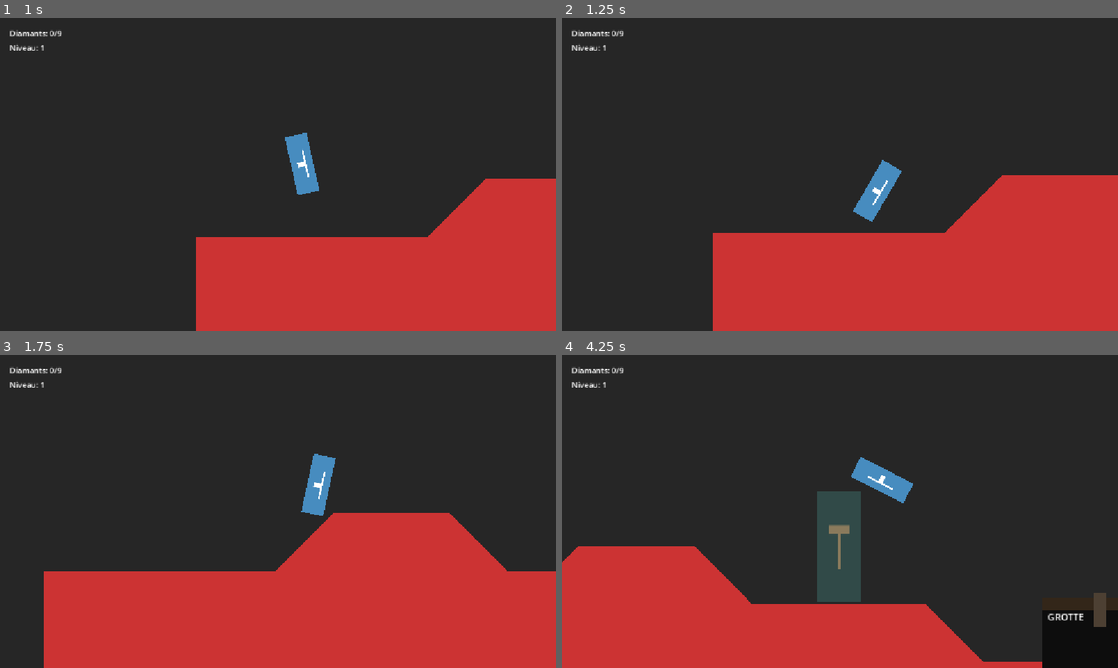
Above: before the commit, frames 1-4 (two rows, left to right).
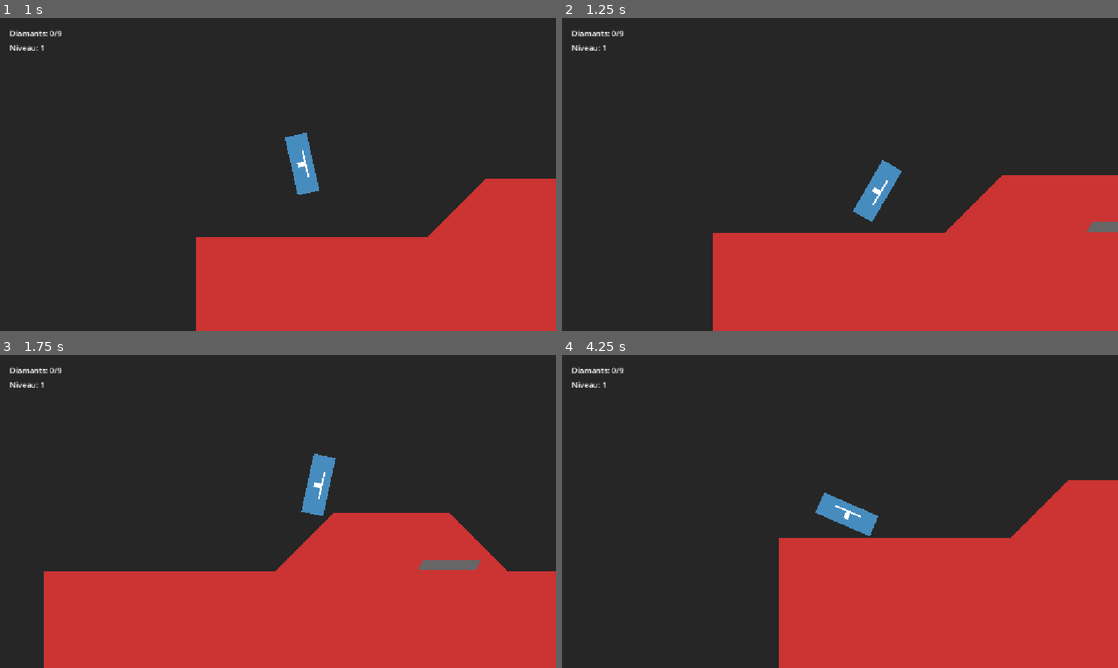
Above: after the commit, the same moments.

Repository: bergalli/louis
Game: Godot game, scene res://scenes/levels/Level7.tscn
Two runs of this game, one before a commit and one after it. Both use one fixed random seed, a clock stepped at 60 frames per second and the inputs below. This scene is started directly instead of the project's main scene.
Inputs:
- Up to frame 1 (1 s): tap Enter (ui_accept) at 0.5, 0.77 s; hold Right (ui_right) from 0.53 s (still down)
- Up to frame 2 (1.25 s): keep holding Right (ui_right)
- Up to frame 3 (1.75 s): keep holding Right (ui_right); tap Enter (ui_accept) at 1.52 s
- Up to frame 4 (4.25 s): release Right (ui_right) at 2.03 s; hold Left (ui_left) 2.03-2.78 s; hold Right (ui_right) from 2.78 s (still down); tap Enter (ui_accept) at 3.02, 3.77 s

Frame 1 is identical in both runs. In frame 2, 0.2% of the frame differs, in the area x 94-100%, y 65-69%; in frame 3, 0.3%; in frame 4, 37%, in the area x 0-100%, y 32-100%.

Commit message:
niveaux OK

Diff:
--- a/scenes/levels/Level1.tscn
+++ b/scenes/levels/Level1.tscn
@@ -13,7 +13,7 @@
 [sub_resource type="RectangleShape2D" id="RectangleShape2D_finish"]
 size = Vector2(100, 100)
 
-[node name="LevelBase" type="Node2D"]
+[node name="Level1" type="Node2D"]
 
 [node name="Terrain" type="StaticBody2D" parent="."]
 
--- a/scenes/levels/Level2.tscn
+++ b/scenes/levels/Level2.tscn
@@ -7,7 +7,6 @@
 [ext_resource type="PackedScene" path="res://scenes/props/Grotte.tscn" id="5_grotte"]
 [ext_resource type="PackedScene" path="res://scenes/props/Stalactite.tscn" id="6_stalactite"]
 [ext_resource type="PackedScene" path="res://scenes/props/Stalagmiite.tscn" id="7_stalagmiite"]
-[ext_resource type="PackedScene" path="res://scenes/props/Tornado.tscn" id="8_tornado"]
 
 [sub_resource type="RectangleShape2D" id="RectangleShape2D_finish"]
 size = Vector2(100, 100)
@@ -17,23 +16,11 @@
 [node name="Terrain" type="StaticBody2D" parent="."]
 
 [node name="Floor" type="CollisionPolygon2D" parent="Terrain"]
-polygon = PackedVector2Array(0, 500, 400, 500, 500, 400, 700, 400, 800, 500, 1100, 500, 1200, 600, 1700, 600, 2000, 500, 2500, 500, 2500, 1100, 0, 1100)
+polygon = PackedVector2Array(0, 500, 300, 500, 400, 600, 600, 600, 700, 500, 900, 500, 1000, 400, 1300, 400, 1400, 500, 1800, 500, 1900, 400, 2200, 400, 2300, 500, 2500, 500, 2500, 1100, 0, 1100)
 
 [node name="Polygon2D" type="Polygon2D" parent="Terrain"]
 color = Color(0.76, 0.7, 0.5, 1)
-polygon = PackedVector2Array(0, 500, 400, 500, 500, 400, 700, 400, 800, 500, 1100, 500, 1200, 600, 1700, 600, 2000, 500, 2500, 500, 2500, 1100, 0, 1100)
-
-[node name="Grotte" parent="." instance=ExtResource("5_grotte")]
-position = Vector2(1450, 590)
-
-[node name="Stalactite" parent="Grotte" instance=ExtResource("6_stalactite")]
-position = Vector2(-50, -80)
-
-[node name="Stalactite2" parent="Grotte" instance=ExtResource("6_stalactite")]
-position = Vector2(50, -80)
-
-[node name="Stalagmiite" parent="Grotte" instance=ExtResource("7_stalagmiite")]
-position = Vector2(0, 10)
+polygon = PackedVector2Array(0, 500, 300, 500, 400, 600, 600, 600, 700, 500, 900, 500, 1000, 400, 1300, 400, 1400, 500, 1800, 500, 1900, 400, 2200, 400, 2300, 500, 2500, 500, 2500, 1100, 0, 1100)
 
 [node name="Player" parent="." instance=ExtResource("1_player")]
 position = Vector2(100, 450)
@@ -41,10 +28,7 @@
 [node name="HUD" parent="." instance=ExtResource("2_hud")]
 
 [node name="Diamond" parent="." instance=ExtResource("3_diamond")]
-position = Vector2(1450, 550)
-
-[node name="Tornado" parent="." instance=ExtResource("8_tornado")]
-position = Vector2(950, 500)
+position = Vector2(1450, 350)
 
 [node name="FinishArea" type="Area2D" parent="."]
 position = Vector2(2300, 450)
--- a/scenes/levels/Level3.tscn
+++ b/scenes/levels/Level3.tscn
@@ -18,23 +18,11 @@
 [node name="Terrain" type="StaticBody2D" parent="."]
 
 [node name="Floor" type="CollisionPolygon2D" parent="Terrain"]
-polygon = PackedVector2Array(0, 500, 400, 500, 500, 400, 700, 400, 800, 500, 1100, 500, 1200, 600, 1700, 600, 2000, 500, 2500, 500, 2500, 1100, 0, 1100)
+polygon = PackedVector2Array(0, 500, 300, 500, 400, 400, 600, 400, 700, 500, 1000, 500, 1100, 600, 1400, 600, 1500, 500, 1800, 500, 1900, 600, 2200, 600, 2300, 500, 2500, 500, 2500, 1100, 0, 1100)
 
 [node name="Polygon2D" type="Polygon2D" parent="Terrain"]
 color = Color(0.76, 0.7, 0.5, 1)
-polygon = PackedVector2Array(0, 500, 400, 500, 500, 400, 700, 400, 800, 500, 1100, 500, 1200, 600, 1700, 600, 2000, 500, 2500, 500, 2500, 1100, 0, 1100)
-
-[node name="Grotte" parent="." instance=ExtResource("5_grotte")]
-position = Vector2(1450, 590)
-
-[node name="Stalactite" parent="Grotte" instance=ExtResource("6_stalactite")]
-position = Vector2(-50, -80)
-
-[node name="Stalactite2" parent="Grotte" instance=ExtResource("6_stalactite")]
-position = Vector2(50, -80)
-
-[node name="Stalagmiite" parent="Grotte" instance=ExtResource("7_stalagmiite")]
-position = Vector2(0, 10)
+polygon = PackedVector2Array(0, 500, 300, 500, 400, 400, 600, 400, 700, 500, 1000, 500, 1100, 600, 1400, 600, 1500, 500, 1800, 500, 1900, 600, 2200, 600, 2300, 500, 2500, 500, 2500, 1100, 0, 1100)
 
 [node name="Player" parent="." instance=ExtResource("1_player")]
 position = Vector2(100, 450)
@@ -42,10 +30,10 @@
 [node name="HUD" parent="." instance=ExtResource("2_hud")]
 
 [node name="Diamond" parent="." instance=ExtResource("3_diamond")]
-position = Vector2(1450, 550)
+position = Vector2(1250, 550)
 
 [node name="Tornado" parent="." instance=ExtResource("8_tornado")]
-position = Vector2(950, 500)
+position = Vector2(850, 500)
 
 [node name="FinishArea" type="Area2D" parent="."]
 position = Vector2(2300, 450)
--- a/scenes/levels/Level4.tscn
+++ b/scenes/levels/Level4.tscn
@@ -8,7 +8,8 @@
 [ext_resource type="PackedScene" path="res://scenes/props/Stalactite.tscn" id="6_stalactite"]
 [ext_resource type="PackedScene" path="res://scenes/props/Stalagmiite.tscn" id="7_stalagmiite"]
 
-[ext_resource type="PackedScene" path="res://scenes/props/Tornado.tscn" id="8_tornado"]
+[ext_resource type="PackedScene" path="res://scenes/props/Saboteur.tscn" id="9_saboteur"]
+[ext_resource type="PackedScene" path="res://scenes/props/Helper.tscn" id="10_helper"]
 
 [sub_resource type="RectangleShape2D" id="RectangleShape2D_finish"]
 size = Vector2(100, 100)
@@ -44,8 +45,11 @@
 [node name="Diamond" parent="." instance=ExtResource("3_diamond")]
 position = Vector2(1450, 550)
 
-[node name="Tornado" parent="." instance=ExtResource("8_tornado")]
-position = Vector2(950, 500)
+[node name="Saboteur" parent="." instance=ExtResource("9_saboteur")]
+position = Vector2(800, 480)
+
+[node name="Helper" parent="." instance=ExtResource("10_helper")]
+position = Vector2(400, 480)
 
 [node name="FinishArea" type="Area2D" parent="."]
 position = Vector2(2300, 450)
--- a/scenes/levels/Level5.tscn
+++ b/scenes/levels/Level5.tscn
@@ -8,7 +8,7 @@
 [ext_resource type="PackedScene" path="res://scenes/props/Stalactite.tscn" id="6_stalactite"]
 [ext_resource type="PackedScene" path="res://scenes/props/Stalagmiite.tscn" id="7_stalagmiite"]
 
-[ext_resource type="PackedScene" path="res://scenes/props/Tornado.tscn" id="8_tornado"]
+[ext_resource type="PackedScene" path="res://scenes/props/Saboteur.tscn" id="9_saboteur"]
 
 [sub_resource type="RectangleShape2D" id="RectangleShape2D_finish"]
 size = Vector2(100, 100)
@@ -18,23 +18,11 @@
 [node name="Terrain" type="StaticBody2D" parent="."]
 
 [node name="Floor" type="CollisionPolygon2D" parent="Terrain"]
-polygon = PackedVector2Array(0, 500, 400, 500, 500, 400, 700, 400, 800, 500, 1100, 500, 1200, 600, 1700, 600, 2000, 500, 2500, 500, 2500, 1100, 0, 1100)
+polygon = PackedVector2Array(0, 500, 300, 500, 500, 600, 800, 600, 1000, 500, 1300, 500, 1500, 400, 1800, 400, 2000, 500, 2500, 500, 2500, 1100, 0, 1100)
 
 [node name="Polygon2D" type="Polygon2D" parent="Terrain"]
 color = Color(0.2, 0.6, 0.2, 1)
-polygon = PackedVector2Array(0, 500, 400, 500, 500, 400, 700, 400, 800, 500, 1100, 500, 1200, 600, 1700, 600, 2000, 500, 2500, 500, 2500, 1100, 0, 1100)
-
-[node name="Grotte" parent="." instance=ExtResource("5_grotte")]
-position = Vector2(1450, 590)
-
-[node name="Stalactite" parent="Grotte" instance=ExtResource("6_stalactite")]
-position = Vector2(-50, -80)
-
-[node name="Stalactite2" parent="Grotte" instance=ExtResource("6_stalactite")]
-position = Vector2(50, -80)
-
-[node name="Stalagmiite" parent="Grotte" instance=ExtResource("7_stalagmiite")]
-position = Vector2(0, 10)
+polygon = PackedVector2Array(0, 500, 300, 500, 500, 600, 800, 600, 1000, 500, 1300, 500, 1500, 400, 1800, 400, 2000, 500, 2500, 500, 2500, 1100, 0, 1100)
 
 [node name="Player" parent="." instance=ExtResource("1_player")]
 position = Vector2(100, 450)
@@ -42,10 +30,13 @@
 [node name="HUD" parent="." instance=ExtResource("2_hud")]
 
 [node name="Diamond" parent="." instance=ExtResource("3_diamond")]
-position = Vector2(1450, 550)
+position = Vector2(1650, 350)
 
-[node name="Tornado" parent="." instance=ExtResource("8_tornado")]
-position = Vector2(950, 500)
+[node name="Saboteur" parent="." instance=ExtResource("9_saboteur")]
+position = Vector2(650, 580)
+
+[node name="Saboteur2" parent="." instance=ExtResource("9_saboteur")]
+position = Vector2(1150, 480)
 
 [node name="FinishArea" type="Area2D" parent="."]
 position = Vector2(2300, 450)
--- a/scenes/levels/Level6.tscn
+++ b/scenes/levels/Level6.tscn
@@ -8,7 +8,8 @@
 [ext_resource type="PackedScene" path="res://scenes/props/Stalactite.tscn" id="6_stalactite"]
 [ext_resource type="PackedScene" path="res://scenes/props/Stalagmiite.tscn" id="7_stalagmiite"]
 
-[ext_resource type="PackedScene" path="res://scenes/props/Tornado.tscn" id="8_tornado"]
+[ext_resource type="PackedScene" path="res://scenes/props/Saboteur.tscn" id="9_saboteur"]
+[ext_resource type="PackedScene" path="res://scenes/props/Helper.tscn" id="10_helper"]
 
 [sub_resource type="RectangleShape2D" id="RectangleShape2D_finish"]
 size = Vector2(100, 100)
@@ -18,23 +19,11 @@
 [node name="Terrain" type="StaticBody2D" parent="."]
 
 [node name="Floor" type="CollisionPolygon2D" parent="Terrain"]
-polygon = PackedVector2Array(0, 500, 400, 500, 500, 400, 700, 400, 800, 500, 1100, 500, 1200, 600, 1700, 600, 2000, 500, 2500, 500, 2500, 1100, 0, 1100)
+polygon = PackedVector2Array(0, 500, 200, 500, 300, 400, 600, 400, 700, 500, 1000, 500, 1100, 400, 1400, 400, 1500, 500, 1800, 500, 1900, 400, 2200, 400, 2300, 500, 2500, 500, 2500, 1100, 0, 1100)
 
 [node name="Polygon2D" type="Polygon2D" parent="Terrain"]
 color = Color(0.2, 0.6, 0.2, 1)
-polygon = PackedVector2Array(0, 500, 400, 500, 500, 400, 700, 400, 800, 500, 1100, 500, 1200, 600, 1700, 600, 2000, 500, 2500, 500, 2500, 1100, 0, 1100)
-
-[node name="Grotte" parent="." instance=ExtResource("5_grotte")]
-position = Vector2(1450, 590)
-
-[node name="Stalactite" parent="Grotte" instance=ExtResource("6_stalactite")]
-position = Vector2(-50, -80)
-
-[node name="Stalactite2" parent="Grotte" instance=ExtResource("6_stalactite")]
-position = Vector2(50, -80)
-
-[node name="Stalagmiite" parent="Grotte" instance=ExtResource("7_stalagmiite")]
-position = Vector2(0, 10)
+polygon = PackedVector2Array(0, 500, 200, 500, 300, 400, 600, 400, 700, 500, 1000, 500, 1100, 400, 1400, 400, 1500, 500, 1800, 500, 1900, 400, 2200, 400, 2300, 500, 2500, 500, 2500, 1100, 0, 1100)
 
 [node name="Player" parent="." instance=ExtResource("1_player")]
 position = Vector2(100, 450)
@@ -42,10 +31,13 @@
 [node name="HUD" parent="." instance=ExtResource("2_hud")]
 
 [node name="Diamond" parent="." instance=ExtResource("3_diamond")]
-position = Vector2(1450, 550)
+position = Vector2(2050, 350)
 
-[node name="Tornado" parent="." instance=ExtResource("8_tornado")]
-position = Vector2(950, 500)
+[node name="Saboteur" parent="." instance=ExtResource("9_saboteur")]
+position = Vector2(1250, 380)
+
+[node name="Helper" parent="." instance=ExtResource("10_helper")]
+position = Vector2(450, 380)
 
 [node name="FinishArea" type="Area2D" parent="."]
 position = Vector2(2300, 450)
--- a/scenes/levels/Level7.tscn
+++ b/scenes/levels/Level7.tscn
@@ -8,7 +8,8 @@
 [ext_resource type="PackedScene" path="res://scenes/props/Stalactite.tscn" id="6_stalactite"]
 [ext_resource type="PackedScene" path="res://scenes/props/Stalagmiite.tscn" id="7_stalagmiite"]
 
-[ext_resource type="PackedScene" path="res://scenes/props/Tornado.tscn" id="8_tornado"]
+[ext_resource type="PackedScene" path="res://scenes/props/Martian.tscn" id="9_martian"]
+[ext_resource type="PackedScene" path="res://scenes/props/Tremplin.tscn" id="10_tremplin"]
 
 [sub_resource type="RectangleShape2D" id="RectangleShape2D_finish"]
 size = Vector2(100, 100)
@@ -44,8 +45,11 @@
 [node name="Diamond" parent="." instance=ExtResource("3_diamond")]
 position = Vector2(1450, 550)
 
-[node name="Tornado" parent="." instance=ExtResource("8_tornado")]
-position = Vector2(950, 500)
+[node name="Martian" parent="." instance=ExtResource("9_martian")]
+position = Vector2(1000, 480)
+
+[node name="Tremplin" parent="." instance=ExtResource("10_tremplin")]
+position = Vector2(700, 490)
 
 [node name="FinishArea" type="Area2D" parent="."]
 position = Vector2(2300, 450)
--- a/scenes/levels/Level8.tscn
+++ b/scenes/levels/Level8.tscn
@@ -8,7 +8,8 @@
 [ext_resource type="PackedScene" path="res://scenes/props/Stalactite.tscn" id="6_stalactite"]
 [ext_resource type="PackedScene" path="res://scenes/props/Stalagmiite.tscn" id="7_stalagmiite"]
 
-[ext_resource type="PackedScene" path="res://scenes/props/Tornado.tscn" id="8_tornado"]
+[ext_resource type="PackedScene" path="res://scenes/props/Martian.tscn" id="9_martian"]
+[ext_resource type="PackedScene" path="res://scenes/props/Tremplin.tscn" id="10_tremplin"]
 
 [sub_resource type="RectangleShape2D" id="RectangleShape2D_finish"]
 size = Vector2(100, 100)
@@ -18,23 +19,11 @@
 [node name="Terrain" type="StaticBody2D" parent="."]
 
 [node name="Floor" type="CollisionPolygon2D" parent="Terrain"]
-polygon = PackedVector2Array(0, 500, 400, 500, 500, 400, 700, 400, 800, 500, 1100, 500, 1200, 600, 1700, 600, 2000, 500, 2500, 500, 2500, 1100, 0, 1100)
+polygon = PackedVector2Array(0, 500, 300, 500, 400, 600, 700, 600, 800, 500, 1100, 500, 1200, 400, 1500, 400, 1600, 500, 1900, 500, 2000, 400, 2300, 400, 2400, 500, 2500, 500, 2500, 1100, 0, 1100)
 
 [node name="Polygon2D" type="Polygon2D" parent="Terrain"]
 color = Color(0.8, 0.2, 0.2, 1)
-polygon = PackedVector2Array(0, 500, 400, 500, 500, 400, 700, 400, 800, 500, 1100, 500, 1200, 600, 1700, 600, 2000, 500, 2500, 500, 2500, 1100, 0, 1100)
-
-[node name="Grotte" parent="." instance=ExtResource("5_grotte")]
-position = Vector2(1450, 590)
-
-[node name="Stalactite" parent="Grotte" instance=ExtResource("6_stalactite")]
-position = Vector2(-50, -80)
-
-[node name="Stalactite2" parent="Grotte" instance=ExtResource("6_stalactite")]
-position = Vector2(50, -80)
-
-[node name="Stalagmiite" parent="Grotte" instance=ExtResource("7_stalagmiite")]
-position = Vector2(0, 10)
+polygon = PackedVector2Array(0, 500, 300, 500, 400, 600, 700, 600, 800, 500, 1100, 500, 1200, 400, 1500, 400, 1600, 500, 1900, 500, 2000, 400, 2300, 400, 2400, 500, 2500, 500, 2500, 1100, 0, 1100)
 
 [node name="Player" parent="." instance=ExtResource("1_player")]
 position = Vector2(100, 450)
@@ -42,10 +31,19 @@
 [node name="HUD" parent="." instance=ExtResource("2_hud")]
 
 [node name="Diamond" parent="." instance=ExtResource("3_diamond")]
-position = Vector2(1450, 550)
+position = Vector2(1350, 350)
 
-[node name="Tornado" parent="." instance=ExtResource("8_tornado")]
-position = Vector2(950, 500)
+[node name="Martian" parent="." instance=ExtResource("9_martian")]
+position = Vector2(900, 480)
+
+[node name="Martian2" parent="." instance=ExtResource("9_martian")]
+position = Vector2(1800, 480)
+
+[node name="Tremplin" parent="." instance=ExtResource("10_tremplin")]
+position = Vector2(600, 590)
+
+[node name="Tremplin2" parent="." instance=ExtResource("10_tremplin")]
+position = Vector2(1500, 390)
 
 [node name="FinishArea" type="Area2D" parent="."]
 position = Vector2(2300, 450)
--- a/scenes/levels/Level9.tscn
+++ b/scenes/levels/Level9.tscn
@@ -8,7 +8,8 @@
 [ext_resource type="PackedScene" path="res://scenes/props/Stalactite.tscn" id="6_stalactite"]
 [ext_resource type="PackedScene" path="res://scenes/props/Stalagmiite.tscn" id="7_stalagmiite"]
 
-[ext_resource type="PackedScene" path="res://scenes/props/Tornado.tscn" id="8_tornado"]
+[ext_resource type="PackedScene" path="res://scenes/props/Martian.tscn" id="9_martian"]
+[ext_resource type="PackedScene" path="res://scenes/props/Tremplin.tscn" id="10_tremplin"]
 
 [sub_resource type="RectangleShape2D" id="RectangleShape2D_finish"]
 size = Vector2(100, 100)
@@ -18,23 +19,11 @@
 [node name="Terrain" type="StaticBody2D" parent="."]
 
 [node name="Floor" type="CollisionPolygon2D" parent="Terrain"]
-polygon = PackedVector2Array(0, 500, 400, 500, 500, 400, 700, 400, 800, 500, 1100, 500, 1200, 600, 1700, 600, 2000, 500, 2500, 500, 2500, 1100, 0, 1100)
+polygon = PackedVector2Array(0, 500, 200, 500, 300, 400, 500, 400, 600, 500, 800, 500, 900, 400, 1100, 400, 1200, 500, 1400, 500, 1500, 400, 1700, 400, 1800, 500, 2000, 500, 2100, 400, 2300, 400, 2400, 500, 2500, 500, 2500, 1100, 0, 1100)
 
 [node name="Polygon2D" type="Polygon2D" parent="Terrain"]
 color = Color(0.8, 0.2, 0.2, 1)
-polygon = PackedVector2Array(0, 500, 400, 500, 500, 400, 700, 400, 800, 500, 1100, 500, 1200, 600, 1700, 600, 2000, 500, 2500, 500, 2500, 1100, 0, 1100)
-
-[node name="Grotte" parent="." instance=ExtResource("5_grotte")]
-position = Vector2(1450, 590)
-
-[node name="Stalactite" parent="Grotte" instance=ExtResource("6_stalactite")]
-position = Vector2(-50, -80)
-
-[node name="Stalactite2" parent="Grotte" instance=ExtResource("6_stalactite")]
-position = Vector2(50, -80)
-
-[node name="Stalagmiite" parent="Grotte" instance=ExtResource("7_stalagmiite")]
-position = Vector2(0, 10)
+polygon = PackedVector2Array(0, 500, 200, 500, 300, 400, 500, 400, 600, 500, 800, 500, 900, 400, 1100, 400, 1200, 500, 1400, 500, 1500, 400, 1700, 400, 1800, 500, 2000, 500, 2100, 400, 2300, 400, 2400, 500, 2500, 500, 2500, 1100, 0, 1100)
 
 [node name="Player" parent="." instance=ExtResource("1_player")]
 position = Vector2(100, 450)
@@ -42,10 +31,22 @@
 [node name="HUD" parent="." instance=ExtResource("2_hud")]
 
 [node name="Diamond" parent="." instance=ExtResource("3_diamond")]
-position = Vector2(1450, 550)
+position = Vector2(2200, 350)
 
-[node name="Tornado" parent="." instance=ExtResource("8_tornado")]
-position = Vector2(950, 500)
+[node name="Martian" parent="." instance=ExtResource("9_martian")]
+position = Vector2(400, 380)
+
+[node name="Martian2" parent="." instance=ExtResource("9_martian")]
+position = Vector2(1000, 380)
+
+[node name="Martian3" parent="." instance=ExtResource("9_martian")]
+position = Vector2(1600, 380)
+
+[node name="Tremplin" parent="." instance=ExtResource("10_tremplin")]
+position = Vector2(700, 490)
+
+[node name="Tremplin2" parent="." instance=ExtResource("10_tremplin")]
+position = Vector2(1300, 490)
 
 [node name="FinishArea" type="Area2D" parent="."]
 position = Vector2(2300, 450)
--- /dev/null
+++ b/scenes/props/Helper.tscn
@@ -0,0 +1,42 @@
+[gd_scene load_steps=4 format=3]
+
+[sub_resource type="GDScript" id="GDScript_helper"]
+script/source = "extends Area2D
+
+@export var speed_bonus = 200.0
+@export var message = \"Allez plus vite !\"
+
+func _on_body_entered(body):
+	if body.name == \"Player\":
+		body.speed += speed_bonus
+		print(message)
+		# On pourrait ajouter un timer pour que le bonus disparaisse
+		await get_tree().create_timer(3.0).timeout
+		body.speed -= speed_bonus
+"
+
+[sub_resource type="RectangleShape2D" id="RectangleShape2D_helper"]
+size = Vector2(60, 60)
+
+[node name="Helper" type="Area2D"]
+script = SubResource("GDScript_helper")
+
+[node name="CollisionShape2D" type="CollisionShape2D" parent="."]
+shape = SubResource("RectangleShape2D_helper")
+
+[node name="ColorRect" type="ColorRect" parent="."]
+offset_left = -20.0
+offset_top = -20.0
+offset_right = 20.0
+offset_bottom = 20.0
+color = Color(0, 0.8, 1, 1)
+
+[node name="Label" type="Label" parent="."]
+offset_left = -25.0
+offset_top = -45.0
+offset_right = 25.0
+offset_bottom = -22.0
+text = \"HELP\"
+horizontal_alignment = 1
+
+[connection signal="body_entered" from="." to="." method="_on_body_entered"]
--- a/scripts/GameManager.gd
+++ b/scripts/GameManager.gd
@@ -1,6 +1,7 @@
 extends Node
 
 var total_diamonds = 0
+var level_start_diamonds = 0
 var current_level = 1
 var max_levels = 9
 
@@ -17,10 +18,16 @@
 func next_level():
 	if current_level < max_levels:
 		current_level += 1
+		level_start_diamonds = total_diamonds
 		level_changed.emit(current_level)
 		get_tree().call_deferred("change_scene_to_file", "res://scenes/levels/Level" + str(current_level) + ".tscn")
 
+func reset_level_diamonds():
+	total_diamonds = level_start_diamonds
+	diamond_collected.emit(total_diamonds)
+
 func reset_game():
 	total_diamonds = 0
+	level_start_diamonds = 0
 	current_level = 1
 	get_tree().call_deferred("change_scene_to_file", "res://scenes/levels/Level1.tscn")
--- a/scripts/LevelFinish.gd
+++ b/scripts/LevelFinish.gd
@@ -1,4 +1,17 @@
 extends Area2D
+
+func _ready():
+	# Create a visual indicator for the finish zone
+	var visual = ColorRect.new()
+	visual.size = Vector2(100, 100)
+	visual.position = Vector2(-50, -150) # Centered on the collision shape
+	visual.color = Color(0, 1, 0, 0.4) # Semi-transparent green
+	add_child(visual)
+
+	var label = Label.new()
+	label.text = "FIN DU NIVEAU"
+	label.position = Vector2(-50, -180)
+	add_child(label)
 
 func _on_body_entered(body):
 	if body.name == "Player" or body is CharacterBody2D:
--- a/scripts/Player.gd
+++ b/scripts/Player.gd
@@ -71,4 +71,5 @@
 	die()
 
 func die():
+	GameManager.reset_level_diamonds()
 	get_tree().call_deferred("reload_current_scene")
